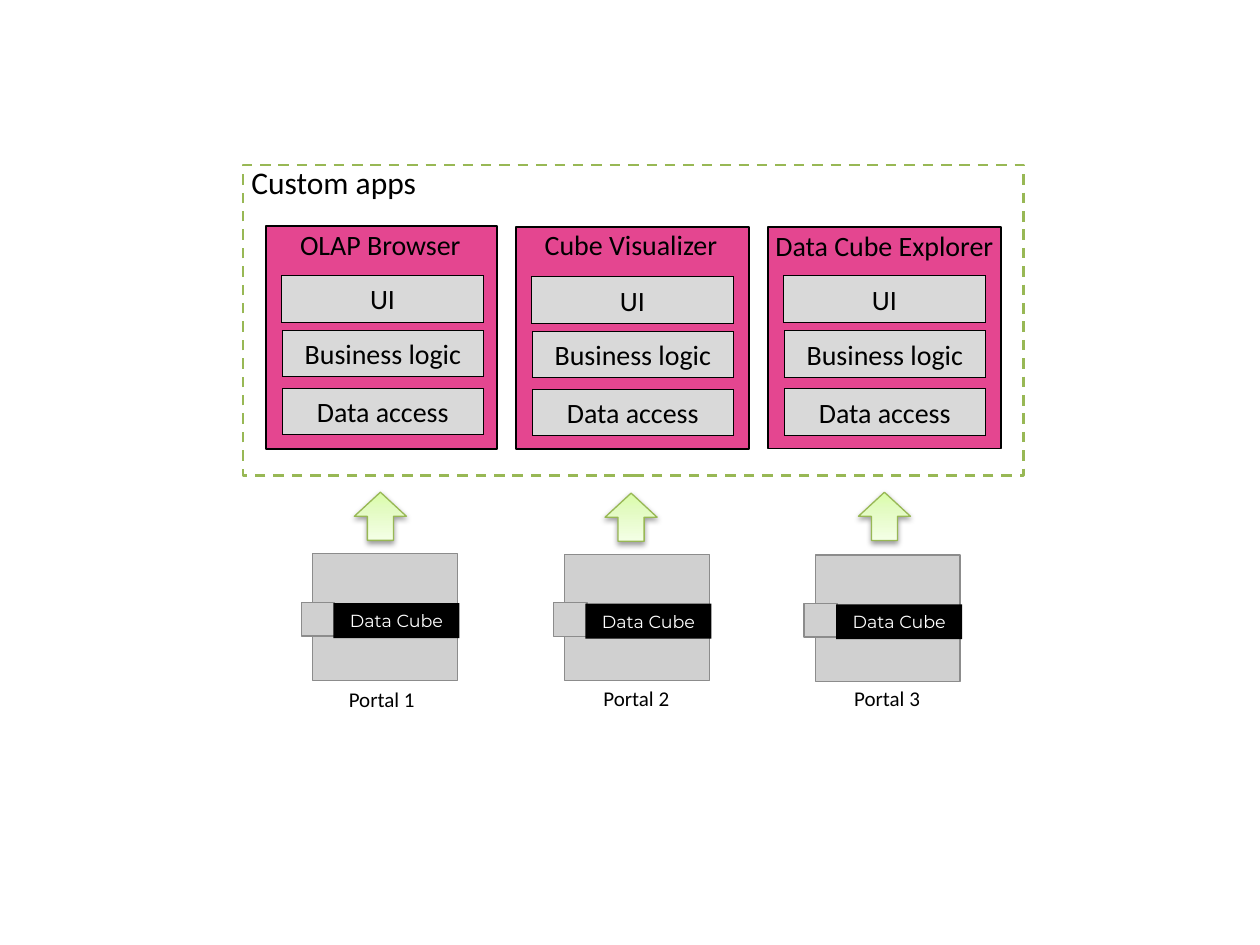
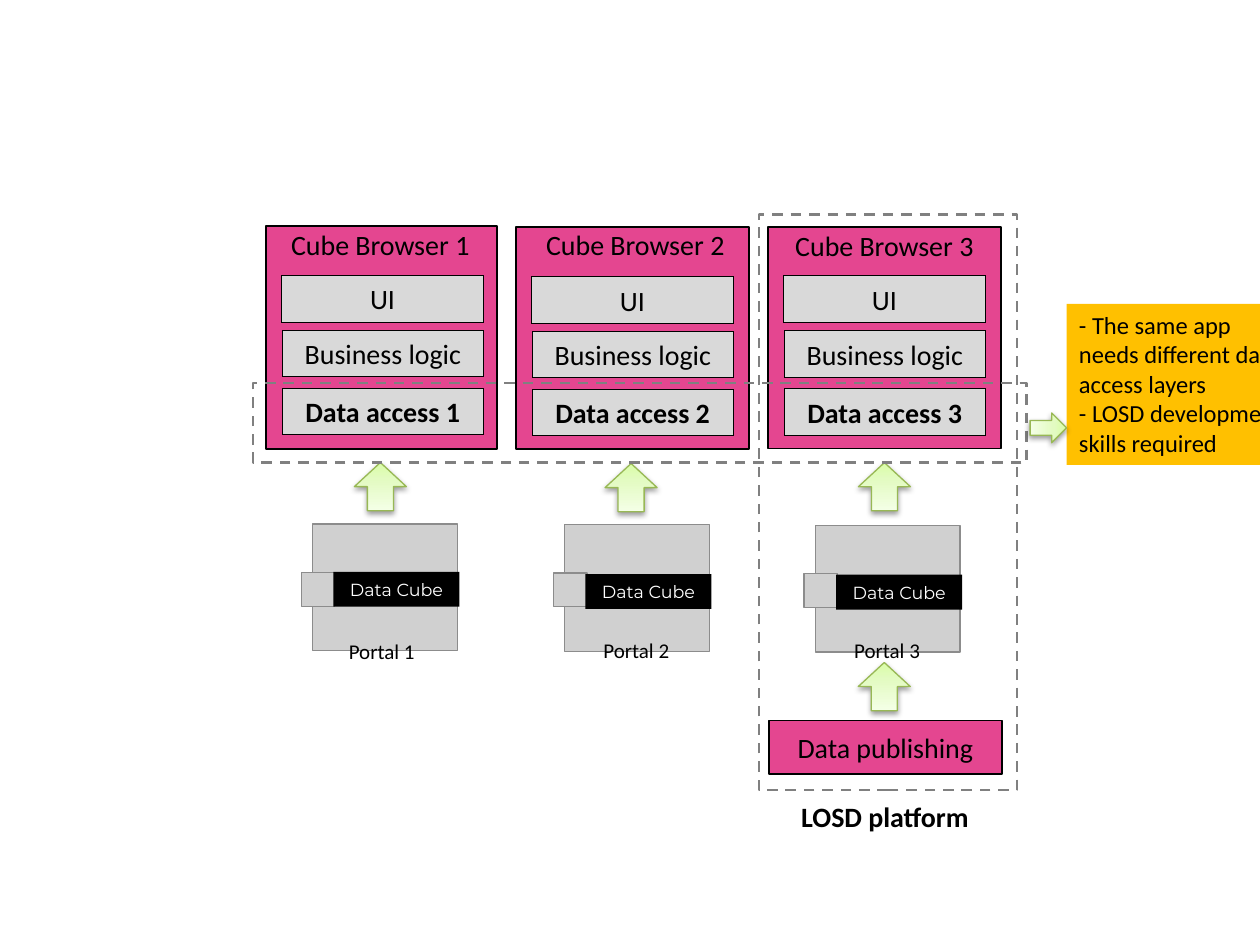
Before and after one commit to islab-uom/qbAPI-paper, a slide deck: slide 5 of images/paper_structure_v2(1).pptx. Drawn at 1260x945 pixels with LibreOffice and Linux fonts; fonts in the diff are those of the drawing; grey boxes stand for pictures. Boxes give left, top, right and bottom in pixels: in the first picture for what was removed or moved away, otherwise in the second. Text is boxed around its words. In the diff, an @@ line names an element or a change of style, - is before the commit and + after.

```diff
--- a/images/paper_structure_v2(1).pptx
+++ b/images/paper_structure_v2(1).pptx
@@ text removed at (251, 173, 416, 199) @@
-Custom apps
@@ text at (291, 235, 469, 256): text changed @@
-OLAP Browser
+Cube Browser 1
@@ rectangle "Cube Browser 2": place and size @@
-rectangle "Cube Browser 2" at (532, 227, 731, 263)
+rectangle "Cube Browser 2" at (532, 227, 740, 263)
@@ text in rectangle at (546, 235, 724, 256): text changed @@
-Cube Visualizer
+Cube Browser 2
@@ rectangle added at (759, 214, 1017, 790), outline #808080 1.5 pt dashed @@
@@ text in rectangle at (795, 236, 973, 257): text changed @@
-Data Cube Explorer
+Cube Browser 3
@@ rectangle added at (1066, 304, 1260, 465), fill #FFC000, 14 pt, text #000000 @@
+- The same app needs different data access layers
+- LOSD development skills required
@@ rectangle: place and size @@
-rectangle at (243, 165, 1024, 475)
+rectangle at (253, 383, 1027, 462)
@@ rectangle at (253, 383, 1027, 462): outline #98B955 1.5 pt dashed to #808080 1.5 pt dashed @@
@@ text in rectangle at (305, 404, 460, 422): text changed; bold on @@
-Data access
+Data access 1
@@ text in rectangle at (555, 404, 710, 423): text changed; bold on @@
-Data access
+Data access 2
@@ text in rectangle at (807, 404, 962, 423): text changed; bold on @@
-Data access
+Data access 3
@@ down arrow added at (1030, 413, 1067, 443), fill gradient #DAFDA7 to #E4FCC2 to #F5FFE7, outline #98B955 0.75 pt @@
@@ 6 pictures, 3 rectangles, 3 down arrows: place and size @@
-6 pictures, 3 rectangles, 3 down arrows at (301, 493, 963, 680)
+6 pictures, 3 rectangles, 3 down arrows at (301, 462, 963, 651)
@@ text "Portal 1" rewrapped from (349, 692, 415, 707) to (349, 644, 415, 665) @@
@@ text "Portal 2" rewrapped from (603, 691, 670, 706) to (603, 643, 670, 664) @@
@@ text "Portal 3" rewrapped from (854, 691, 920, 706) to (854, 643, 920, 664) @@
@@ down arrow added at (858, 663, 910, 711), fill gradient #DAFDA7 to #E4FCC2 to #F5FFE7, outline #98B955 0.75 pt @@
@@ rectangle added at (769, 721, 1002, 774), fill #E44690, outline #000000 1 pt, 16 pt, text #000000 @@
+Data publishing
@@ text added at (801, 807, 968, 832), 16 pt, text #000000, bold @@
+LOSD platform
```
Also in this commit, not shown: 2 other files.
